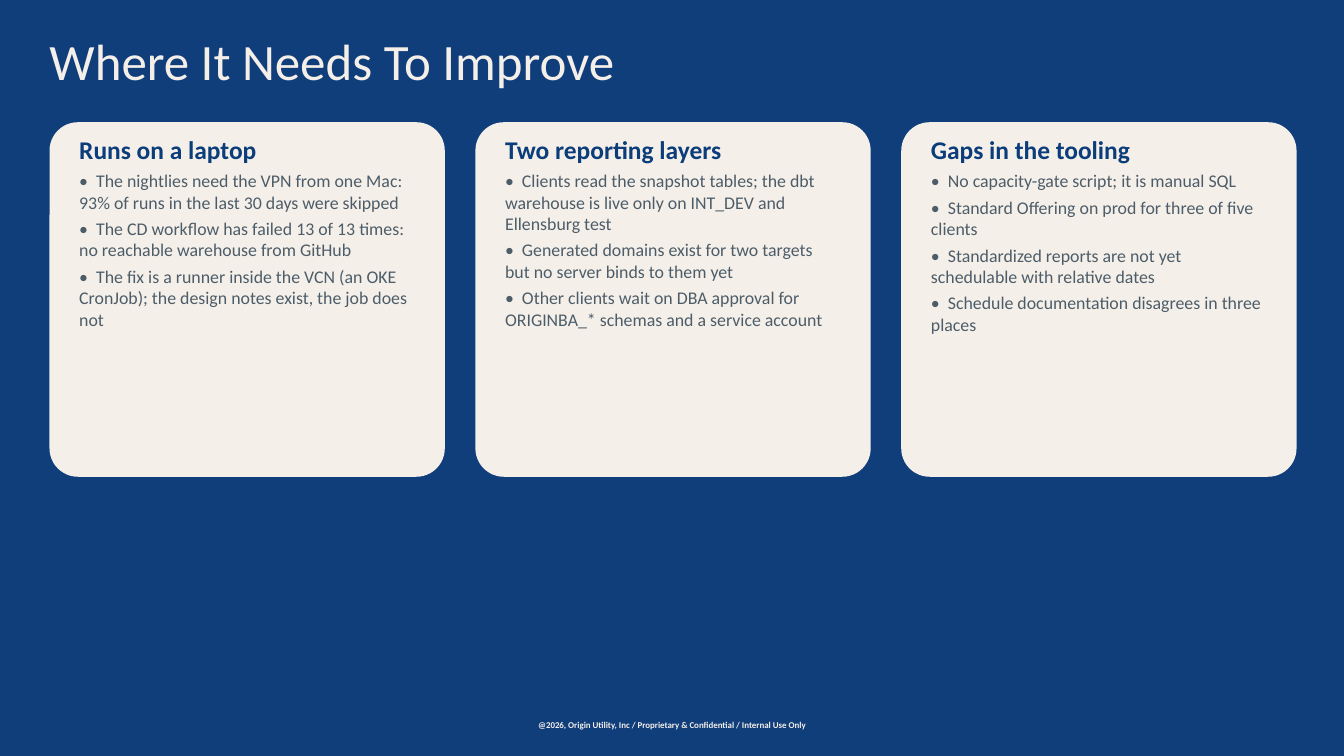
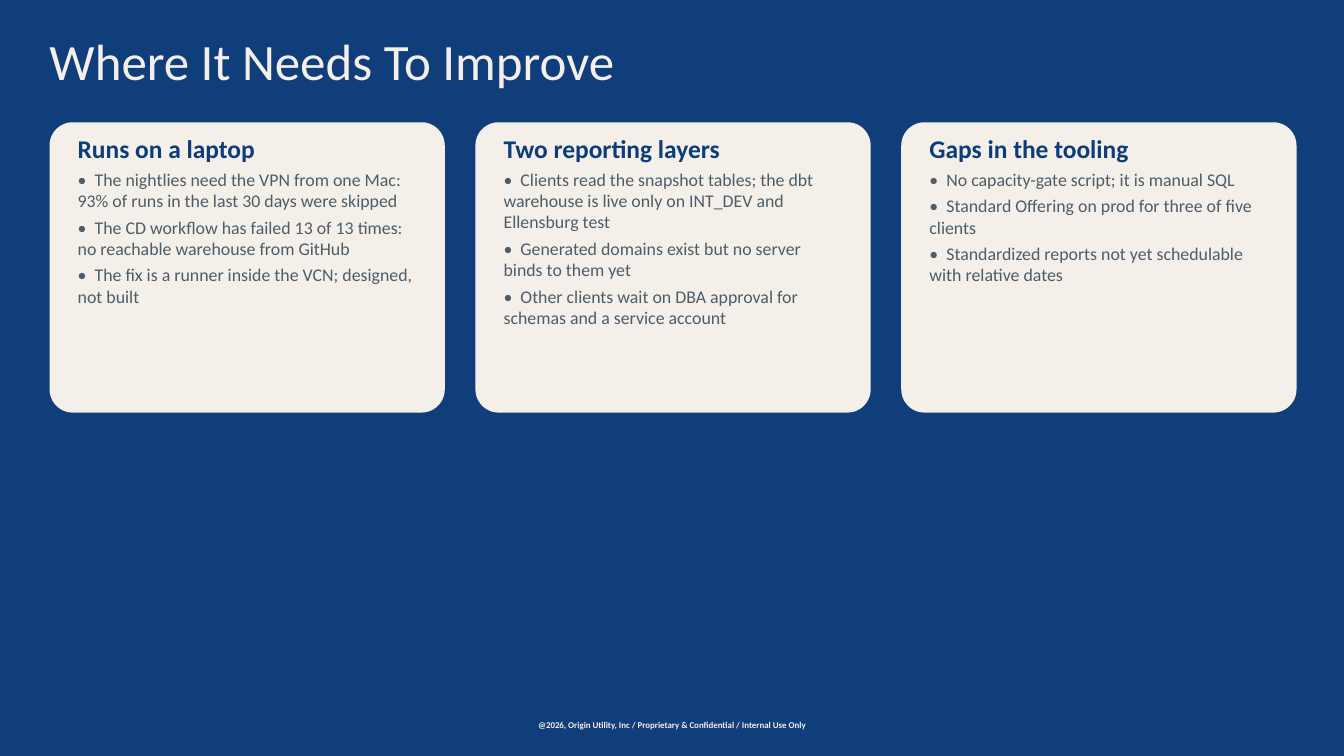
Before and after one commit to chasepowers59/OriginBA, a slide deck: slide 14 of jaspersoft/docs/OriginBA_Automated_Deployment.pptx (slide 11 before the commit). Drawn at 1344x756 pixels with LibreOffice and Linux fonts; fonts in the diff are those of the drawing; background and template pictures are left out; a plain dark background stands for a picture behind light text. Boxes give left, top, right and bottom in pixels: in the first picture for what was removed or moved away, otherwise in the second. Text is boxed around its words. In the diff, an @@ line names an element or a change of style, - is before the commit and + after.

```diff
--- a/jaspersoft/docs/OriginBA_Automated_Deployment.pptx
+++ b/jaspersoft/docs/OriginBA_Automated_Deployment.pptx
@@ rounded rectangle "Runs on a laptop": place and size @@
-rounded rectangle "Runs on a laptop" at <box>50,122,445,477</box>
+rounded rectangle "Runs on a laptop" at <box>50,122,445,413</box>
@@ rounded rectangle "Two reporting layers": place and size @@
-rounded rectangle "Two reporting layers" at <box>476,122,871,477</box>
+rounded rectangle "Two reporting layers" at <box>476,122,871,413</box>
@@ rounded rectangle "Gaps in the tooling": place and size @@
-rounded rectangle "Gaps in the tooling" at <box>901,122,1296,477</box>
+rounded rectangle "Gaps in the tooling" at <box>901,122,1296,413</box>
@@ text in rounded rectangle at <box>78,268,412,303</box>: text changed @@
-• The fix is a runner inside the VCN (an OKE CronJob); the design notes exist, the job does not
+• The fix is a runner inside the VCN; designed, not built
@@ text in rounded rectangle at <box>504,242,801,324</box>: text changed @@
-• Generated domains exist for two targets but no server binds to them yet
-• Other clients wait on DBA approval for ORIGINBA_* schemas and a service account
+• Generated domains exist but no server binds to them yet
+• Other clients wait on DBA approval for schemas and a service account
@@ text in rounded rectangle at <box>929,247,1243,281</box>: text changed @@
-• Standardized reports are not yet schedulable with relative dates
-• Schedule documentation disagrees in three places
+• Standardized reports not yet schedulable with relative dates
```
Also in this commit, not shown: 11 other slides changed, 4 slides added, 1 slide removed, 2 other files.
